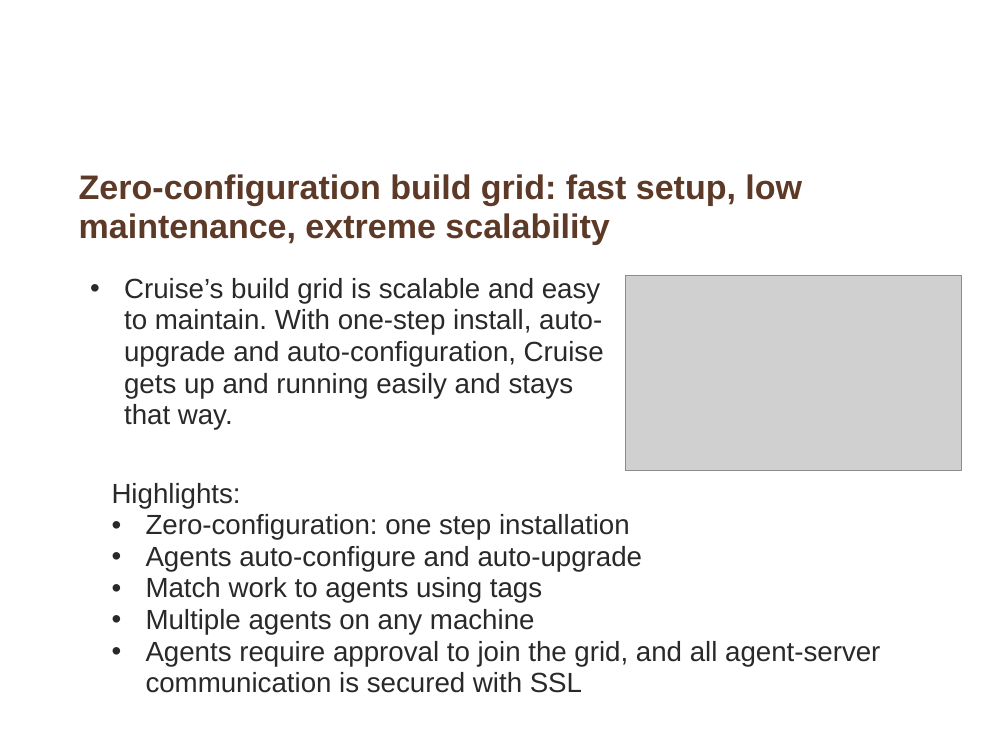
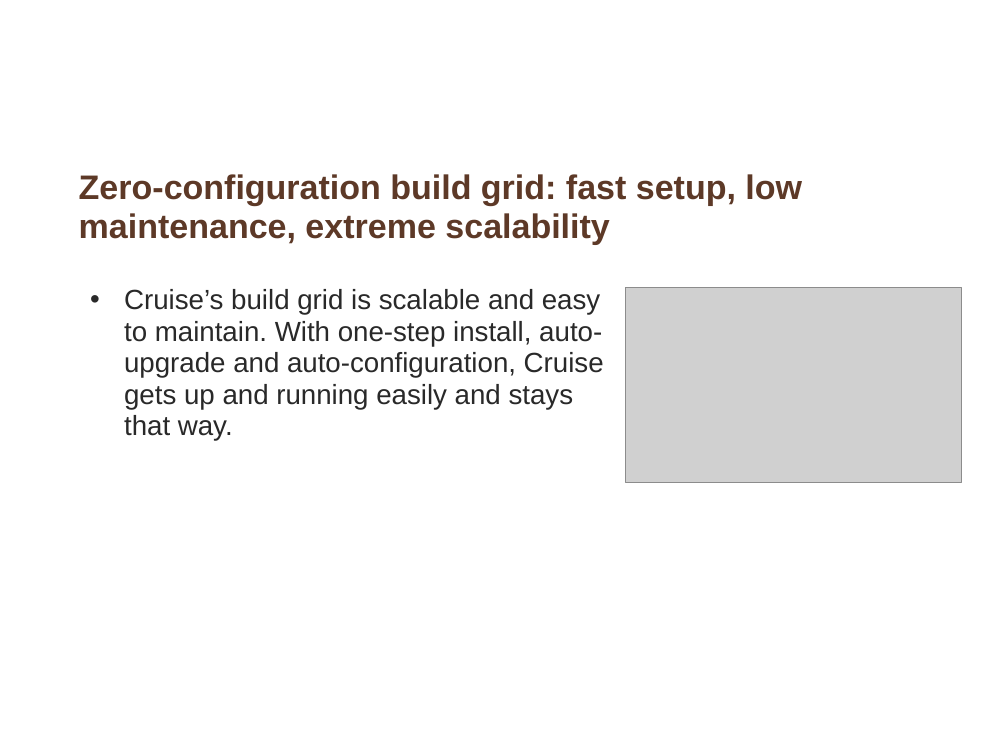
Before and after one commit to whimet/cruisetraining, a slide deck: slide 4 of Core_features_of_Cruise.ppt. Drawn at 1008x756 pixels with LibreOffice and Linux fonts; fonts in the diff are those of the drawing; grey boxes stand for pictures; background and template pictures are left out. Boxes give left, top, right and bottom in pixels: in the first picture for what was removed or moved away, otherwise in the second. Text is boxed around its words. In the diff, an @@ line names an element or a change of style, - is before the commit and + after.

```diff
--- a/Core_features_of_Cruise.ppt
+++ b/Core_features_of_Cruise.ppt
@@ text "Cruise’s build grid is scalable ...": place and size @@
-text "Cruise’s build grid is scalable ..." at [124,278,604,430]
+text "Cruise’s build grid is scalable ..." at [124,289,604,441]
@@ picture: place and size @@
-picture at [625,276,961,471]
+picture at [625,287,961,482]
@@ text removed at [112,483,880,693] @@
-  Highlights:
-  • Zero-configuration: one step installation
-  • Agents auto-configure and auto-upgrade
-  • Match work to agents using tags
-  • Multiple agents on any machine
-  • Agents require approval to join the grid, and all agent-server communication is secured with SSL
```
Also in this commit, not shown: 5 other slides changed, 1 slide removed, 1 other file.
